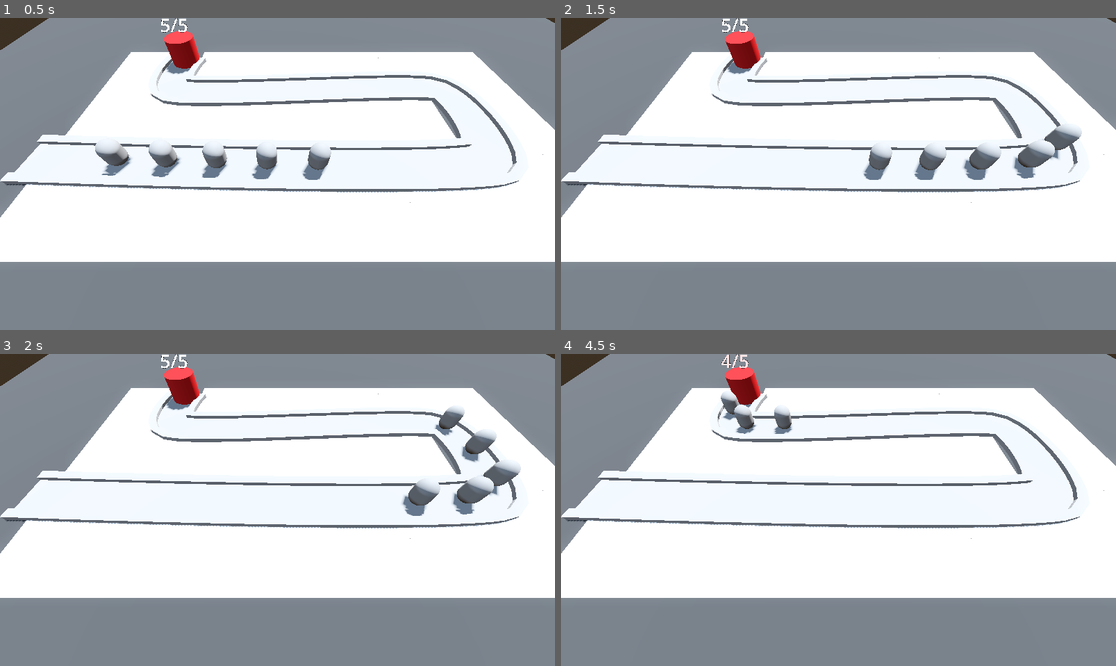
Above: before the commit, frames 1-4 (two rows, left to right).
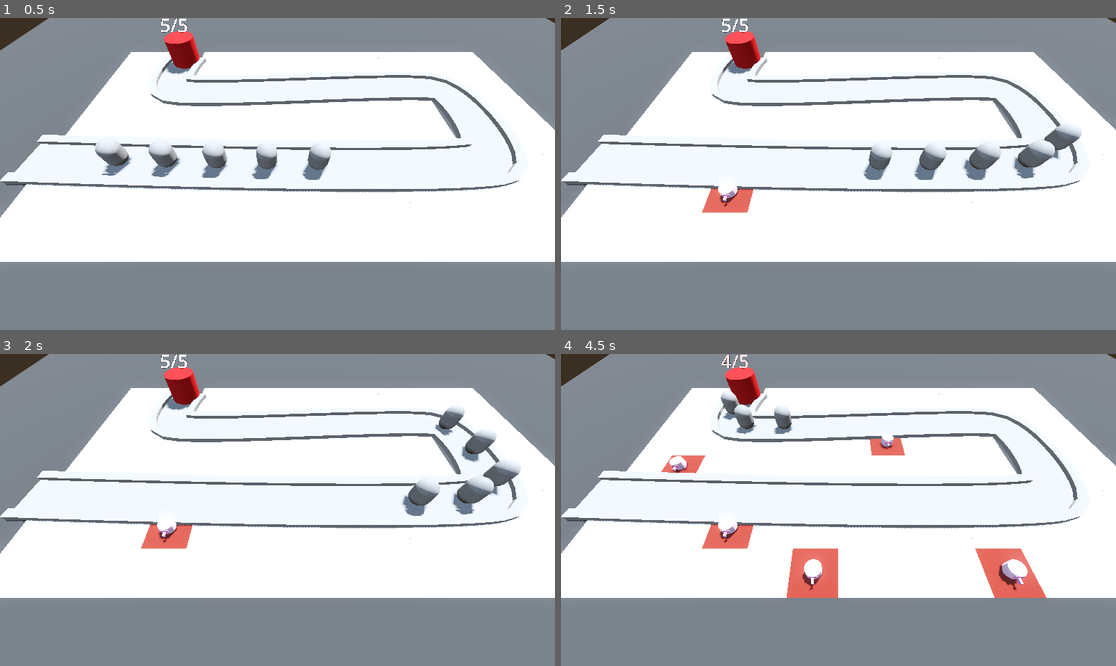
Above: after the commit, the same moments.

Repository: laoniutoushx/TD-demo-2024-04-03
Game: Godot game, scene res://BaseLevel.tscn
The game is run twice, just before and just after one commit, with the same random seed, the same clock (stepped at 60 frames per second) and the same inputs.
Inputs (mouse positions are in pixels of both pictures, inside the frame that each line leads up to):
- Up to frame 1 (0.5 s): no input
- Up to frame 2 (1.5 s): move the mouse to (960, 158) at 0.52 s; press the mouse at (960, 158) at 0.53 s; move the mouse to (727, 189) at 1.27 s; release the mouse at (727, 189) at 1.28 s; click (727, 189) at 1.35 s
- Up to frame 3 (2 s): no input
- Up to frame 4 (4.5 s): move the mouse to (894, 441) at 2.02 s; press the mouse at (894, 441) at 2.03 s; move the mouse to (810, 572) at 2.77 s; release the mouse at (810, 572) at 2.78 s; click (810, 572) at 2.85 s; move the mouse to (1005, 556) at 3.52 s; press the mouse at (1005, 556) at 3.53 s; move the mouse to (672, 463) at 4.27 s; release the mouse at (672, 463) at 4.28 s; click (672, 463) at 4.35 s

Frame 1 is identical in both runs. In frame 2, 0.6% of the frame differs, in the area x 25-35%, y 53-63%; in frame 3, 0.6%; in frame 4, 3.6%, in the area x 18-88%, y 26-79%.

Commit message:
turret state machine todo

Diff:
--- a/BaseLevel.tscn
+++ b/BaseLevel.tscn
@@ -48,7 +48,8 @@
 transform = Transform3D(1, 0, 0, 0, 1, 0, 0, 0, 1, 0, -1, 0)
 mesh = SubResource("BoxMesh_35lo2")
 
-[node name="RayPickerCamera" parent="." instance=ExtResource("1_bukvs")]
+[node name="RayPickerCamera" parent="." node_paths=PackedStringArray("grid_map") instance=ExtResource("1_bukvs")]
+grid_map = NodePath("../GridMap")
 
 [node name="GridMap" type="GridMap" parent="."]
 mesh_library = ExtResource("1_a0syg")
@@ -112,7 +113,7 @@
 speed = 20
 
 [node name="Enemy2" parent="Path3D" instance=ExtResource("2_rn0o8")]
-transform = Transform3D(-0.0376569, 0, -0.999291, 0, 1, 0, 0.999291, 0, -0.0376569, -25.0043, 0, 6.19939)
+transform = Transform3D(-0.0376568, 0, -0.99929, 0, 1, 0, 0.99929, 0, -0.0376568, -25.0043, 0, 6.19939)
 progress = 5.0
 loop = false
 speed = 20
@@ -124,7 +125,7 @@
 speed = 20
 
 [node name="Enemy4" parent="Path3D" instance=ExtResource("2_rn0o8")]
-transform = Transform3D(-0.029743, 0, -0.999558, 0, 1, 0, 0.999558, 0, -0.029743, -15.0097, 0, 6.53721)
+transform = Transform3D(-0.029743, 0, -0.999557, 0, 1, 0, 0.999557, 0, -0.029743, -15.0097, 0, 6.53721)
 progress = 15.0
 loop = false
 speed = 20
--- a/RayPickerCamera/ray_picker_camera.gd
+++ b/RayPickerCamera/ray_picker_camera.gd
@@ -1,8 +1,8 @@
 extends Camera3D
 
-
 @onready var ray_cast_3d: RayCast3D = $RayCast3D
-
+@export var grid_map: GridMap
+@export var turrent: PackedScene
 
 
 
@@ -19,6 +19,17 @@
 	# 强制更新射线碰撞信息
 	ray_cast_3d.force_raycast_update()
 
-	var collider = ray_cast_3d.get_collider()
-	var point = ray_cast_3d.get_collision_point()
-	prints(collider , point)
+	if ray_cast_3d.is_colliding():
+		Input.set_default_cursor_shape(Input.CURSOR_POINTING_HAND)
+		var collider = ray_cast_3d.get_collider()
+		if collider is GridMap:
+			if Input.is_action_pressed("click"):
+
+				var point = ray_cast_3d.get_collision_point()
+				var cell =  grid_map.local_to_map(point)
+				if grid_map.get_cell_item(cell) == 0:
+					grid_map.set_cell_item(cell, 1)
+					TM.build_turret(turrent, grid_map.map_to_local(cell), null)
+
+	else:
+		Input.set_default_cursor_shape(Input.CURSOR_ARROW)
--- a/RayPickerCamera/ray_picker_camera.tscn
+++ b/RayPickerCamera/ray_picker_camera.tscn
@@ -1,10 +1,12 @@
-[gd_scene load_steps=2 format=3 uid="uid://boulaxdrcplpg"]
+[gd_scene load_steps=3 format=3 uid="uid://boulaxdrcplpg"]
 
 [ext_resource type="Script" path="res://RayPickerCamera/ray_picker_camera.gd" id="1_abr1g"]
+[ext_resource type="PackedScene" uid="uid://cru16mbhnwx85" path="res://Turret/turret.tscn" id="2_rkrqp"]
 
 [node name="RayPickerCamera" type="Camera3D"]
 transform = Transform3D(1, 0, 0, 0, 0.551937, 0.833886, 0, -0.833886, 0.551937, -4, 16.8, 19)
 script = ExtResource("1_abr1g")
+turrent = ExtResource("2_rkrqp")
 
 [node name="RayCast3D" type="RayCast3D" parent="."]
 target_position = Vector3(0, 0, -2)
--- /dev/null
+++ b/Turret/TurretManager.gd
@@ -0,0 +1,11 @@
+extends Node3D
+class_name TurretManager
+
+
+func build_turret(turret: PackedScene, position: Vector3, turret_code) -> void:
+	var new_turret = turret.instantiate()
+	new_turret.global_position = position
+	add_child(new_turret)
+
+
+# 炮塔应该有状态机来控制，状态应该包括（idle/patrolling/aimming/attacking/）
--- /dev/null
+++ b/Turret/turret.tscn
@@ -0,0 +1,55 @@
+[gd_scene load_steps=10 format=3 uid="uid://cru16mbhnwx85"]
+
+[sub_resource type="NoiseTexture2D" id="NoiseTexture2D_f7p6l"]
+
+[sub_resource type="StandardMaterial3D" id="StandardMaterial3D_5q1ac"]
+vertex_color_is_srgb = true
+albedo_color = Color(1, 0.776471, 1, 1)
+metallic = 0.69
+metallic_specular = 0.55
+roughness_texture = SubResource("NoiseTexture2D_f7p6l")
+emission_energy_multiplier = 21.0
+
+[sub_resource type="CylinderMesh" id="CylinderMesh_uu4co"]
+material = SubResource("StandardMaterial3D_5q1ac")
+
+[sub_resource type="StandardMaterial3D" id="StandardMaterial3D_x4suu"]
+albedo_color = Color(1, 0.854902, 1, 1)
+
+[sub_resource type="CylinderMesh" id="CylinderMesh_q67jl"]
+material = SubResource("StandardMaterial3D_x4suu")
+top_radius = 0.7
+bottom_radius = 0.7
+height = 0.7
+
+[sub_resource type="StandardMaterial3D" id="StandardMaterial3D_3pqhk"]
+albedo_color = Color(1, 0.482353, 0.87451, 1)
+
+[sub_resource type="BoxMesh" id="BoxMesh_kw3k6"]
+material = SubResource("StandardMaterial3D_3pqhk")
+size = Vector3(0.7, 0.3, 0.4)
+
+[sub_resource type="StandardMaterial3D" id="StandardMaterial3D_ioqil"]
+albedo_color = Color(0.823529, 0.560784, 1, 1)
+
+[sub_resource type="BoxMesh" id="BoxMesh_h7o0e"]
+material = SubResource("StandardMaterial3D_ioqil")
+size = Vector3(0.2, 0.2, 0.5)
+
+[node name="Turret" type="Node3D"]
+transform = Transform3D(1, 0, 0, 0, 1, 0, 0, 0, 1, 0, 1, 0)
+
+[node name="TurretBase" type="MeshInstance3D" parent="."]
+mesh = SubResource("CylinderMesh_uu4co")
+
+[node name="TurretTop" type="MeshInstance3D" parent="TurretBase"]
+transform = Transform3D(1, 0, 0, 0, 1, 0, 0, 0, 1, 0, 0.7, 0)
+mesh = SubResource("CylinderMesh_q67jl")
+
+[node name="Visor" type="MeshInstance3D" parent="TurretBase/TurretTop"]
+transform = Transform3D(1, 0, 0, 0, 1, 0, 0, 0, 1, 0, 0.1, 0.5)
+mesh = SubResource("BoxMesh_kw3k6")
+
+[node name="Barrel" type="MeshInstance3D" parent="TurretBase/TurretTop/Visor"]
+transform = Transform3D(1, 0, 0, 0, 1, 0, 0, 0, 1, 0, -0.1, 0.4)
+mesh = SubResource("BoxMesh_h7o0e")
--- a/project.godot
+++ b/project.godot
@@ -15,6 +15,18 @@
 config/features=PackedStringArray("4.2", "Forward Plus")
 config/icon="res://icon.svg"
 
+[autoload]
+
+TM="*res://Turret/TurretManager.gd"
+
 [dotnet]
 
 project/assembly_name="Barbarian Blaster"
+
+[input]
+
+click={
+"deadzone": 0.5,
+"events": [Object(InputEventMouseButton,"resource_local_to_scene":false,"resource_name":"","device":-1,"window_id":0,"alt_pressed":false,"shift_pressed":false,"ctrl_pressed":false,"meta_pressed":false,"button_mask":0,"position":Vector2(0, 0),"global_position":Vector2(0, 0),"factor":1.0,"button_index":1,"canceled":false,"pressed":false,"double_click":false,"script":null)
+]
+}
